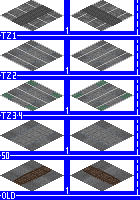
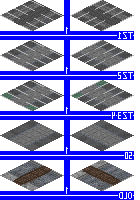
Comparing the layer stacks of the two 140×200 images. Changes:
hid "Text" over [1, 32, 23, 199]
added layer "gfx_crossing_avenue_6l_r" in group "6L" over [0, 0, 134, 199]
hid group "Shared" (4 layers) over [0, 0, 134, 191]
hid "Markings" (2nd of 2, in "Shared") over [6, 3, 128, 108]
hid "Overlap" over [0, 0, 134, 191]
hid "Gratings" over [6, 2, 129, 186]
hid group "2L Roads" (10 layers) over [13, 7, 134, 143]
hid group "Road" (3 layers) over [13, 7, 134, 143]
hid group "Base" (7 layers) over [0, 0, 140, 200]
hid "roads", painted on it over [0, 0, 140, 40]
hid "roads copy", painted on it over [0, 40, 140, 80]
hid "roads copy 2", painted on it over [0, 80, 140, 120]
hid "roads copy 3", painted on it over [1, 120, 140, 160]
hid "roads copy 4", painted on it over [0, 160, 140, 200]
